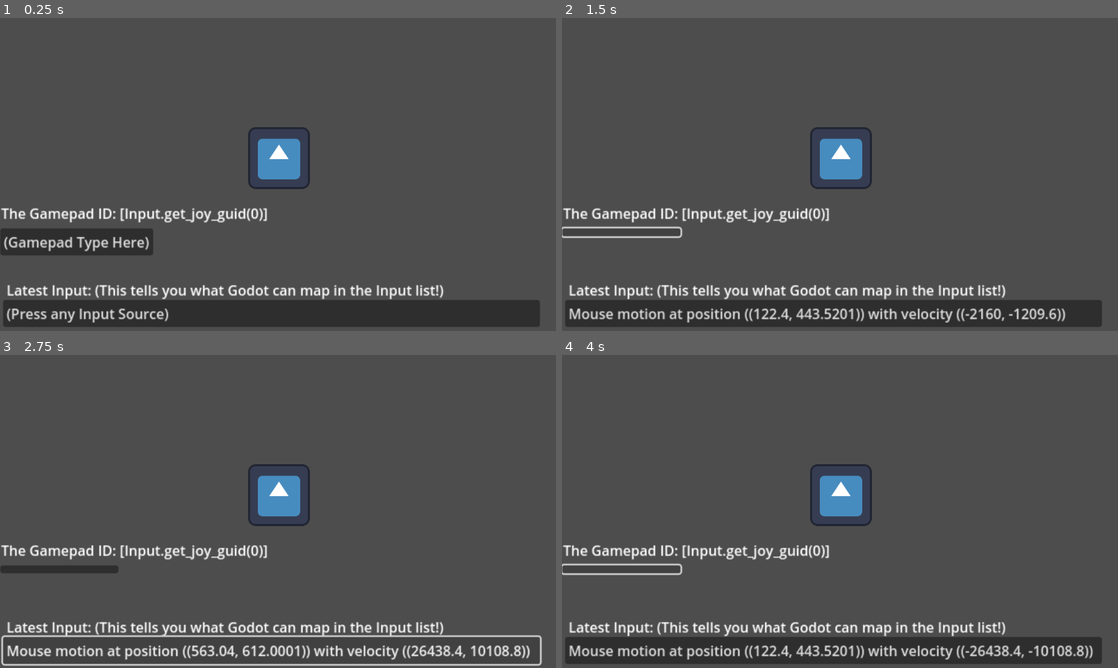
Above: before the commit, frames 1-4 (two rows, left to right).
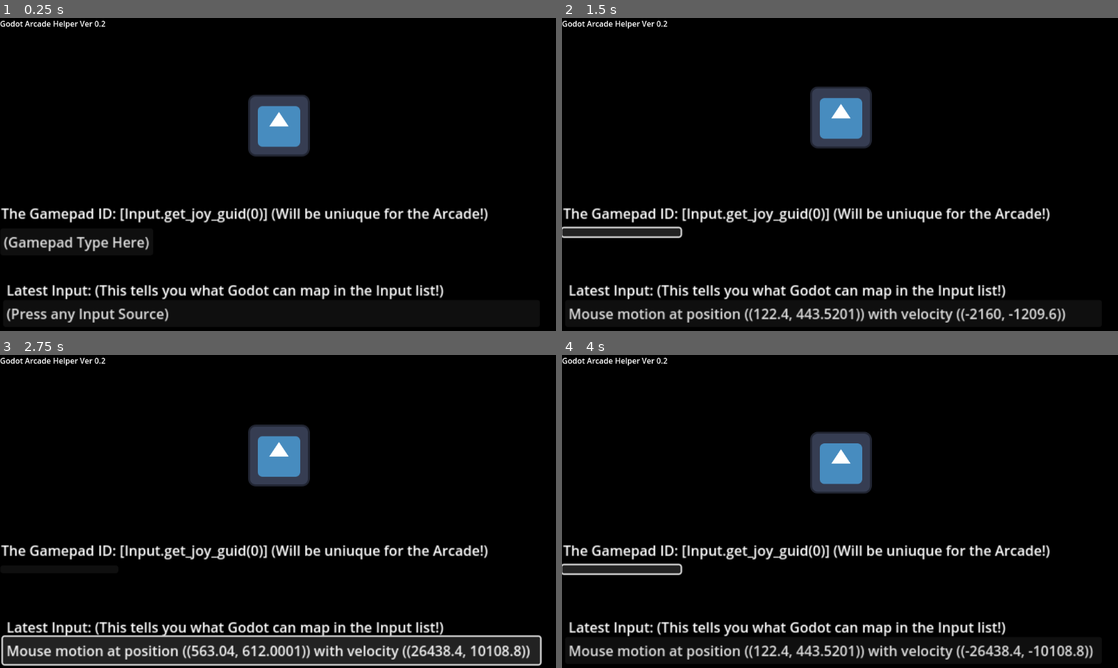
Above: after the commit, the same moments.

Repository: DocterBuster/Godot-Arcade-Helper
Game: Godot game, scene res://Scenes/Main.tscn
The game is run twice, just before and just after one commit, with the same random seed, the same clock (stepped at 60 frames per second) and the same inputs. The engine's default icon, where the game draws it, is replaced by a stand-in: a white triangle on a blue panel in a dark square.
Inputs (mouse positions are in pixels of both pictures, inside the frame that each line leads up to):
- Up to frame 1 (0.25 s): no input
- Up to frame 2 (1.5 s): click "(Gamepad Type Here)" at 0.5 s; click (623, 230) at 1.25 s
- Up to frame 3 (2.75 s): click "Mouse motion at position ((12…" at 2 s
- Up to frame 4 (4 s): click "Mouse motion at position ((56…" at 2.75 s; click (623, 567) at 3.5 s

The runs differ from the first frame. In frame 1, 97% of the frame differs, in the area x 0-100%, y 0-100%; in frame 2, 96%; in frame 3, 96%; in frame 4, 96%.

Commit message:
Added JUICE

Diff:
--- a/Scenes/Main.tscn
+++ b/Scenes/Main.tscn
@@ -5,6 +5,13 @@
 [ext_resource type="PackedScene" uid="uid://b7jwhu1oqw4rl" path="res://Scenes/the_godot.tscn" id="2_mgjh4"]
 
 [node name="Main" type="Node2D"]
+
+[node name="ColorRect" type="ColorRect" parent="."]
+offset_left = -50.0
+offset_top = -11.0
+offset_right = 1164.0
+offset_bottom = 694.0
+color = Color(0, 0, 0, 1)
 
 [node name="CanvasLayer" type="CanvasLayer" parent="."]
 
@@ -17,6 +24,7 @@
 [node name="Label" type="Label" parent="CanvasLayer"]
 offset_right = 40.0
 offset_bottom = 23.0
+text = "Godot Arcade Helper Ver 0.2"
 
 [node name="GamepadType" parent="." instance=ExtResource("1_7lysn")]
 position = Vector2(87, 441)
@@ -25,3 +33,4 @@
 position = Vector2(541, 618)
 
 [node name="TheGodot" parent="." instance=ExtResource("2_mgjh4")]
+position = Vector2(0, -67)
--- a/Scenes/gamepad_type.tscn
+++ b/Scenes/gamepad_type.tscn
@@ -18,4 +18,4 @@
 offset_top = -32.2222
 offset_right = 86.3333
 offset_bottom = -9.22222
-text = "The Gamepad ID: [Input.get_joy_guid(0)]"
+text = "The Gamepad ID: [Input.get_joy_guid(0)] (Will be uniuque for the Arcade!)"
--- a/Scenes/input_action.tscn
+++ b/Scenes/input_action.tscn
@@ -1,4 +1,31 @@
 [gd_scene load_steps=4 format=3 uid="uid://comhrt4naqyca"]
+
+[sub_resource type="Animation" id="Animation_f5xkh"]
+length = 0.001
+tracks/0/type = "value"
+tracks/0/imported = false
+tracks/0/enabled = true
+tracks/0/path = NodePath(".:position")
+tracks/0/interp = 1
+tracks/0/loop_wrap = true
+tracks/0/keys = {
+"times": PackedFloat32Array(0),
+"transitions": PackedFloat32Array(1),
+"update": 0,
+"values": [Vector2(0, 0)]
+}
+tracks/1/type = "value"
+tracks/1/imported = false
+tracks/1/enabled = true
+tracks/1/path = NodePath(".:modulate")
+tracks/1/interp = 1
+tracks/1/loop_wrap = true
+tracks/1/keys = {
+"times": PackedFloat32Array(0),
+"transitions": PackedFloat32Array(1),
+"update": 0,
+"values": [Color(1, 1, 1, 1)]
+}
 
 [sub_resource type="Animation" id="Animation_juynk"]
 resource_name = "enter_scene"
@@ -27,33 +54,6 @@
 "values": [Color(1, 1, 1, 0), Color(1, 1, 1, 1)]
 }
 
-[sub_resource type="Animation" id="Animation_f5xkh"]
-length = 0.001
-tracks/0/type = "value"
-tracks/0/imported = false
-tracks/0/enabled = true
-tracks/0/path = NodePath(".:position")
-tracks/0/interp = 1
-tracks/0/loop_wrap = true
-tracks/0/keys = {
-"times": PackedFloat32Array(0),
-"transitions": PackedFloat32Array(1),
-"update": 0,
-"values": [Vector2(0, 0)]
-}
-tracks/1/type = "value"
-tracks/1/imported = false
-tracks/1/enabled = true
-tracks/1/path = NodePath(".:modulate")
-tracks/1/interp = 1
-tracks/1/loop_wrap = true
-tracks/1/keys = {
-"times": PackedFloat32Array(0),
-"transitions": PackedFloat32Array(1),
-"update": 0,
-"values": [Color(1, 1, 1, 1)]
-}
-
 [sub_resource type="AnimationLibrary" id="AnimationLibrary_vlwgr"]
 _data = {
 "RESET": SubResource("Animation_f5xkh"),
--- a/Scenes/the_godot.tscn
+++ b/Scenes/the_godot.tscn
@@ -1,6 +1,22 @@
-[gd_scene load_steps=5 format=3 uid="uid://b7jwhu1oqw4rl"]
-
+[gd_scene load_steps=14 format=3 uid="uid://b7jwhu1oqw4rl"]
+
+[ext_resource type="Script" path="res://Scripts/(player)the_godot.gd" id="1_5ctyl"]
 [ext_resource type="Texture2D" uid="uid://cxu5ixys8wuq7" path="res://icon.svg" id="1_swh68"]
+
+[sub_resource type="Animation" id="Animation_xlm8u"]
+length = 0.001
+tracks/0/type = "value"
+tracks/0/imported = false
+tracks/0/enabled = true
+tracks/0/path = NodePath("Label:visible")
+tracks/0/interp = 1
+tracks/0/loop_wrap = true
+tracks/0/keys = {
+"times": PackedFloat32Array(0.0333333),
+"transitions": PackedFloat32Array(1),
+"update": 1,
+"values": [false]
+}
 
 [sub_resource type="Animation" id="Animation_67kba"]
 resource_name = "loop"
@@ -19,28 +35,183 @@
 "values": [false, true, false]
 }
 
-[sub_resource type="Animation" id="Animation_xlm8u"]
-length = 0.001
-tracks/0/type = "value"
-tracks/0/imported = false
-tracks/0/enabled = true
-tracks/0/path = NodePath("Label:visible")
-tracks/0/interp = 1
-tracks/0/loop_wrap = true
-tracks/0/keys = {
-"times": PackedFloat32Array(0.0333333),
-"transitions": PackedFloat32Array(1),
-"update": 1,
-"values": [false]
-}
-
 [sub_resource type="AnimationLibrary" id="AnimationLibrary_0nh5i"]
 _data = {
 "RESET": SubResource("Animation_xlm8u"),
 "loop": SubResource("Animation_67kba")
 }
 
+[sub_resource type="Animation" id="Animation_5qp0c"]
+resource_name = "hover_bob"
+length = 4.0
+loop_mode = 1
+tracks/0/type = "value"
+tracks/0/imported = false
+tracks/0/enabled = true
+tracks/0/path = NodePath("TheGodot:position")
+tracks/0/interp = 1
+tracks/0/loop_wrap = true
+tracks/0/keys = {
+"times": PackedFloat32Array(0.0333333, 2.03333),
+"transitions": PackedFloat32Array(-2, -2),
+"update": 0,
+"values": [Vector2(578, 290), Vector2(578, 270)]
+}
+
+[sub_resource type="Animation" id="Animation_3jk25"]
+length = 0.001
+tracks/0/type = "value"
+tracks/0/imported = false
+tracks/0/enabled = true
+tracks/0/path = NodePath("TheGodot:position")
+tracks/0/interp = 1
+tracks/0/loop_wrap = true
+tracks/0/keys = {
+"times": PackedFloat32Array(0),
+"transitions": PackedFloat32Array(1),
+"update": 0,
+"values": [Vector2(578, 290)]
+}
+
+[sub_resource type="AnimationLibrary" id="AnimationLibrary_w12jk"]
+_data = {
+"RESET": SubResource("Animation_3jk25"),
+"hover_bob": SubResource("Animation_5qp0c")
+}
+
+[sub_resource type="Animation" id="Animation_v4s1v"]
+resource_name = "left_press"
+length = 0.3
+tracks/0/type = "value"
+tracks/0/imported = false
+tracks/0/enabled = true
+tracks/0/path = NodePath("TheGodot:rotation")
+tracks/0/interp = 1
+tracks/0/loop_wrap = true
+tracks/0/keys = {
+"times": PackedFloat32Array(0.0333333, 0.133333, 0.266667),
+"transitions": PackedFloat32Array(0.5, 0.5, 0.5),
+"update": 0,
+"values": [0.0, -1.309, 0.0]
+}
+tracks/1/type = "value"
+tracks/1/imported = false
+tracks/1/enabled = true
+tracks/1/path = NodePath("TheGodot:modulate")
+tracks/1/interp = 1
+tracks/1/loop_wrap = true
+tracks/1/keys = {
+"times": PackedFloat32Array(0, 0.266667),
+"transitions": PackedFloat32Array(1, 0),
+"update": 0,
+"values": [Color(1, 0.0405029, 0.0223527, 1), Color(1, 1, 1, 1)]
+}
+
+[sub_resource type="Animation" id="Animation_h4y4c"]
+length = 0.001
+tracks/0/type = "value"
+tracks/0/imported = false
+tracks/0/enabled = true
+tracks/0/path = NodePath("TheGodot:rotation")
+tracks/0/interp = 1
+tracks/0/loop_wrap = true
+tracks/0/keys = {
+"times": PackedFloat32Array(0),
+"transitions": PackedFloat32Array(1),
+"update": 0,
+"values": [0.0]
+}
+tracks/1/type = "value"
+tracks/1/imported = false
+tracks/1/enabled = true
+tracks/1/path = NodePath("TheGodot:modulate")
+tracks/1/interp = 1
+tracks/1/loop_wrap = true
+tracks/1/keys = {
+"times": PackedFloat32Array(0),
+"transitions": PackedFloat32Array(1),
+"update": 0,
+"values": [Color(1, 1, 1, 1)]
+}
+tracks/2/type = "value"
+tracks/2/imported = false
+tracks/2/enabled = true
+tracks/2/path = NodePath("TheGodot:scale")
+tracks/2/interp = 1
+tracks/2/loop_wrap = true
+tracks/2/keys = {
+"times": PackedFloat32Array(0),
+"transitions": PackedFloat32Array(1),
+"update": 0,
+"values": [Vector2(1, 1)]
+}
+
+[sub_resource type="Animation" id="Animation_6ewtt"]
+resource_name = "right_press"
+length = 0.3
+tracks/0/type = "value"
+tracks/0/imported = false
+tracks/0/enabled = true
+tracks/0/path = NodePath("TheGodot:rotation")
+tracks/0/interp = 1
+tracks/0/loop_wrap = true
+tracks/0/keys = {
+"times": PackedFloat32Array(0.0333333, 0.133333, 0.266667),
+"transitions": PackedFloat32Array(0.5, 0.5, 0.5),
+"update": 0,
+"values": [0.0, 1.309, 0.0]
+}
+tracks/1/type = "value"
+tracks/1/imported = false
+tracks/1/enabled = true
+tracks/1/path = NodePath("TheGodot:modulate")
+tracks/1/interp = 1
+tracks/1/loop_wrap = true
+tracks/1/keys = {
+"times": PackedFloat32Array(0, 0.266667),
+"transitions": PackedFloat32Array(1, 0),
+"update": 0,
+"values": [Color(1, 0.0405029, 0.0223527, 1), Color(1, 1, 1, 1)]
+}
+
+[sub_resource type="Animation" id="Animation_3jx7o"]
+resource_name = "middle_press"
+length = 0.3
+tracks/0/type = "value"
+tracks/0/imported = false
+tracks/0/enabled = true
+tracks/0/path = NodePath("TheGodot:modulate")
+tracks/0/interp = 1
+tracks/0/loop_wrap = true
+tracks/0/keys = {
+"times": PackedFloat32Array(0, 0.266667),
+"transitions": PackedFloat32Array(1, 0),
+"update": 0,
+"values": [Color(1, 0.0405029, 0.0223527, 1), Color(1, 1, 1, 1)]
+}
+tracks/1/type = "value"
+tracks/1/imported = false
+tracks/1/enabled = true
+tracks/1/path = NodePath("TheGodot:scale")
+tracks/1/interp = 1
+tracks/1/loop_wrap = true
+tracks/1/keys = {
+"times": PackedFloat32Array(0, 0.0666667, 0.2),
+"transitions": PackedFloat32Array(1, 1, 1),
+"update": 0,
+"values": [Vector2(1, 1), Vector2(3, 3), Vector2(1, 1)]
+}
+
+[sub_resource type="AnimationLibrary" id="AnimationLibrary_nxwvu"]
+_data = {
+"RESET": SubResource("Animation_h4y4c"),
+"left_press": SubResource("Animation_v4s1v"),
+"middle_press": SubResource("Animation_3jx7o"),
+"right_press": SubResource("Animation_6ewtt")
+}
+
 [node name="TheGodot" type="Node2D"]
+script = ExtResource("1_5ctyl")
 
 [node name="TheGodot" type="Sprite2D" parent="."]
 position = Vector2(578, 290)
@@ -59,3 +230,14 @@
 "": SubResource("AnimationLibrary_0nh5i")
 }
 autoplay = "loop"
+
+[node name="Movement" type="AnimationPlayer" parent="."]
+libraries = {
+"": SubResource("AnimationLibrary_w12jk")
+}
+autoplay = "hover_bob"
+
+[node name="ButtonPresser" type="AnimationPlayer" parent="."]
+libraries = {
+"": SubResource("AnimationLibrary_nxwvu")
+}
--- /dev/null
+++ b/Scripts/(player)the_godot.gd
@@ -0,0 +1,47 @@
+extends Node2D
+
+
+var init_pos : Vector2
+var radius = 100
+var drift_threshold = 0.3
+
+const ARCADE_RED = Color(1, 0.041, 0.022)
+
+# Called when the node enters the scene tree for the first time.
+func _ready() -> void:
+	init_pos = global_position
+	pass # Replace with function body.
+
+
+# Called every frame. 'delta' is the elapsed time since the previous frame.
+func _process(delta: float) -> void:
+
+
+	if(abs(Input.get_joy_axis(0, JOY_AXIS_LEFT_X)) > drift_threshold or abs(Input.get_joy_axis(0, JOY_AXIS_LEFT_Y)) > drift_threshold):
+		$TheGodot.modulate = ARCADE_RED
+	else:
+		$TheGodot.modulate = Color(1, 1, 1)
+
+
+
+
+
+	if(Input.is_action_just_pressed("Arcade_Left_Button")):
+		$ButtonPresser.stop()
+		$ButtonPresser.play("left_press")
+	elif(Input.is_action_just_pressed("Arcade_Right_Button")):
+		$ButtonPresser.stop()
+		$ButtonPresser.play("right_press")
+	elif(Input.is_action_just_pressed("Arcade_Middle_Button")):
+		$ButtonPresser.stop()
+		$ButtonPresser.play("middle_press")
+
+	pass
+
+func _input(event: InputEvent) -> void:
+
+
+	if event is InputEventMouseMotion:
+		global_position = event.position - $TheGodot.position
+	else:
+		global_position = init_pos + Vector2(radius * Input.get_joy_axis(0, JOY_AXIS_LEFT_X), radius * Input.get_joy_axis(0, JOY_AXIS_LEFT_Y))
--- a/project.godot
+++ b/project.godot
@@ -21,7 +21,38 @@
 
 [input]
 
-t={
+Arcade_Left_Button={
 "deadzone": 0.5,
-"events": []
+"events": [Object(InputEventJoypadButton,"resource_local_to_scene":false,"resource_name":"","device":-1,"button_index":3,"pressure":0.0,"pressed":false,"script":null)
+]
 }
+Arcade_Middle_Button={
+"deadzone": 0.5,
+"events": [Object(InputEventJoypadButton,"resource_local_to_scene":false,"resource_name":"","device":-1,"button_index":9,"pressure":0.0,"pressed":false,"script":null)
+]
+}
+Arcade_Right_Button={
+"deadzone": 0.5,
+"events": [Object(InputEventJoypadButton,"resource_local_to_scene":false,"resource_name":"","device":-1,"button_index":1,"pressure":0.0,"pressed":false,"script":null)
+]
+}
+Joystick_Left={
+"deadzone": 0.5,
+"events": [Object(InputEventJoypadMotion,"resource_local_to_scene":false,"resource_name":"","device":-1,"axis":0,"axis_value":-1.0,"script":null)
+]
+}
+Joystick_Right={
+"deadzone": 0.5,
+"events": [Object(InputEventJoypadMotion,"resource_local_to_scene":false,"resource_name":"","device":-1,"axis":0,"axis_value":1.0,"script":null)
+]
+}
+Joystick_Up={
+"deadzone": 0.5,
+"events": [Object(InputEventJoypadMotion,"resource_local_to_scene":false,"resource_name":"","device":-1,"axis":1,"axis_value":-1.0,"script":null)
+]
+}
+Joystick_Down={
+"deadzone": 0.5,
+"events": [Object(InputEventJoypadMotion,"resource_local_to_scene":false,"resource_name":"","device":-1,"axis":1,"axis_value":1.0,"script":null)
+]
+}
Not shown, added: Scenes/the5FD4.tmp
Not shown, added: Scenes/the6E99.tmp
Not shown, added: Scenes/the9883.tmp
